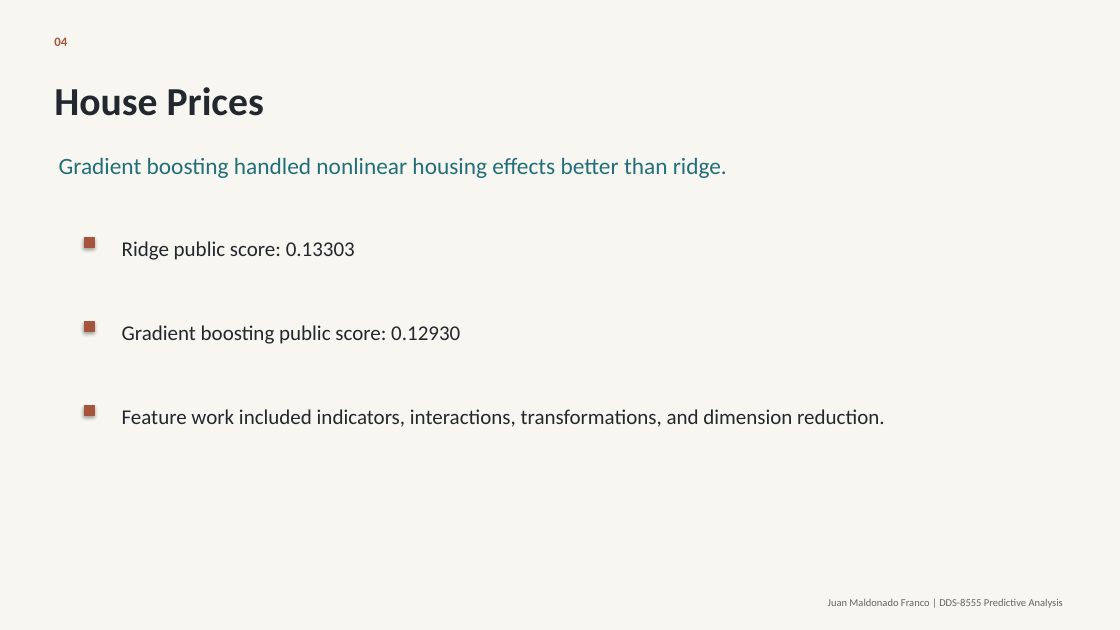
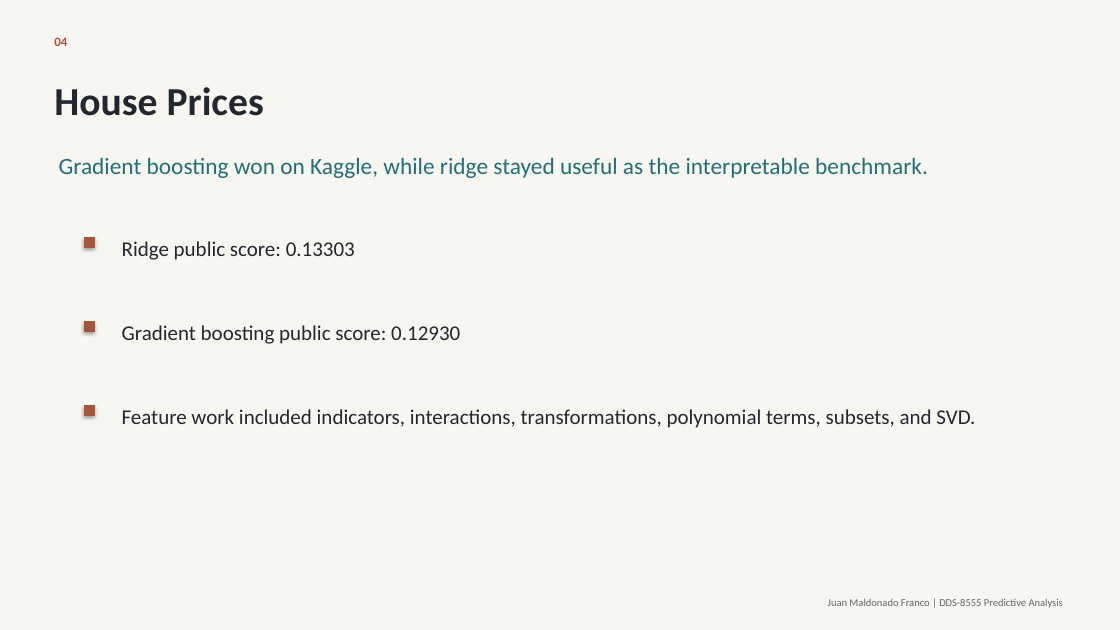
Before and after one commit to maldo81/dds-8555-predictive-analysis, a slide deck: slide 4 of Week 8/Assignment 8/MaldonadoJDDS8555-8.pptx. Drawn at 1120x630 pixels with LibreOffice and Linux fonts; fonts in the diff are those of the drawing. Boxes give left, top, right and bottom in pixels: in the first picture for what was removed or moved away, otherwise in the second. Text is boxed around its words. In the diff, an @@ line names an element or a change of style, - is before the commit and + after.

```diff
--- a/Week 8/Assignment 8/MaldonadoJDDS8555-8.pptx
+++ b/Week 8/Assignment 8/MaldonadoJDDS8555-8.pptx
@@ text at (59,157,928,178): text changed @@
-Gradient boosting handled nonlinear housing effects better than ridge.
+Gradient boosting won on Kaggle, while ridge stayed useful as the interpretable benchmark.
@@ text at (122,409,975,428): text changed @@
-Feature work included indicators, interactions, transformations, and dimension reduction.
+Feature work included indicators, interactions, transformations, polynomial terms, subsets, and SVD.
```
Also in this commit, not shown: 4 other slides changed, 2 other files.
